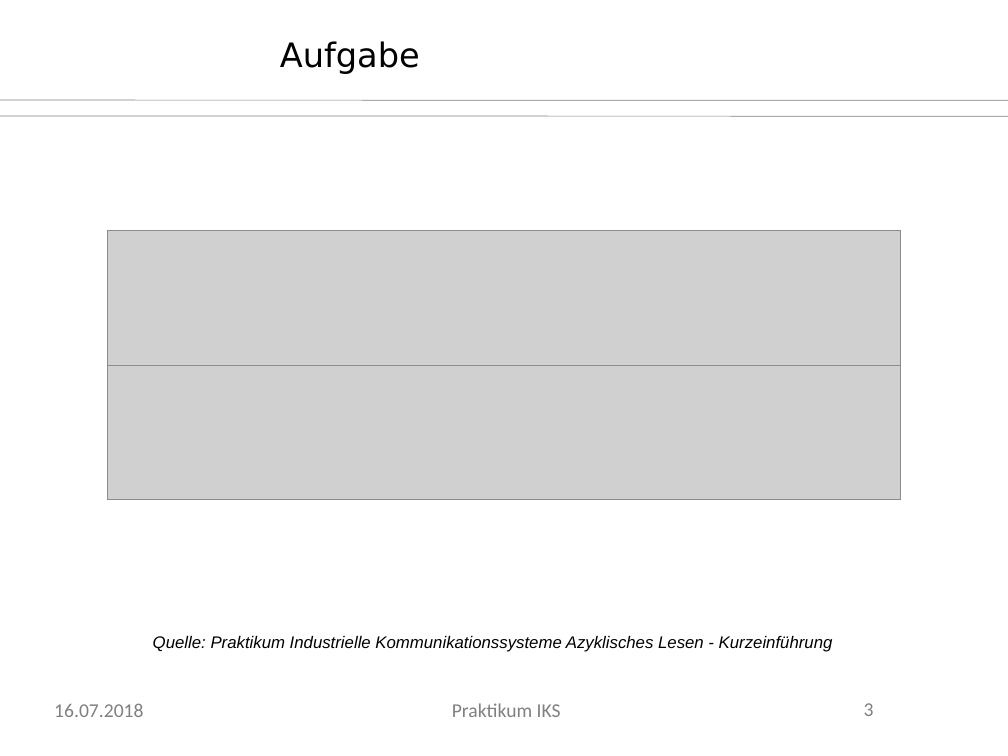
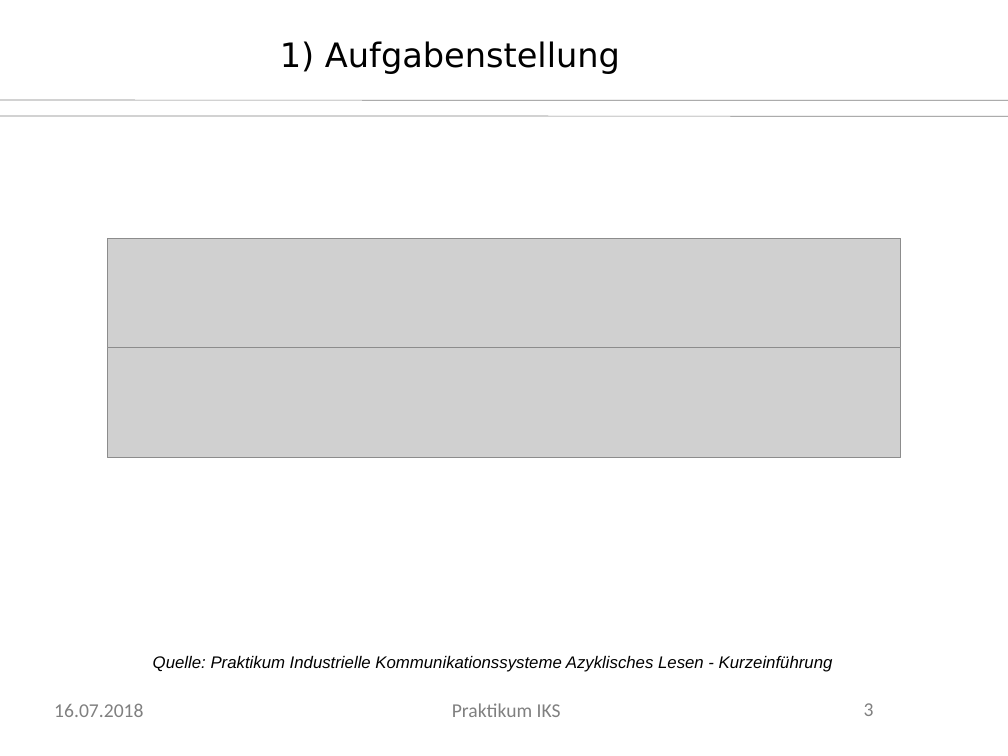
Before and after one commit to axelwogawa/PROFIBus-Profis, a slide deck: slide 3 of presentation/praesi.odp. Drawn at 1008x756 pixels with LibreOffice and Linux fonts; fonts in the diff are those of the drawing; grey boxes stand for pictures; background and template pictures are left out. Boxes give left, top, right and bottom in pixels: in the first picture for what was removed or moved away, otherwise in the second. Text is boxed around its words. In the diff, an @@ line names an element or a change of style, - is before the commit and + after.

```diff
--- a/presentation/praesi.odp
+++ b/presentation/praesi.odp
@@ text removed at (280, 41, 420, 74) @@
-Aufgabe
@@ text added at (280, 41, 620, 74), 24 pt, text #000000 @@
+1) Aufgabenstellung
@@ picture: place and size @@
-picture at (107, 231, 900, 365)
+picture at (107, 238, 900, 348)
@@ picture: place and size @@
-picture at (107, 365, 900, 499)
+picture at (107, 348, 900, 458)
@@ text "Quelle: Praktikum Industrielle Kommunikationssysteme Azyklis ...": place and size @@
-text "Quelle: Praktikum Industrielle Kommunikationssysteme Azyklis ..." at (153, 636, 833, 652)
+text "Quelle: Praktikum Industrielle Kommunikationssysteme Azyklis ..." at (153, 656, 833, 672)
```
Also in this commit, not shown: 1 other slide changed, 4 slides added, 2 slides removed, 5 other files.
